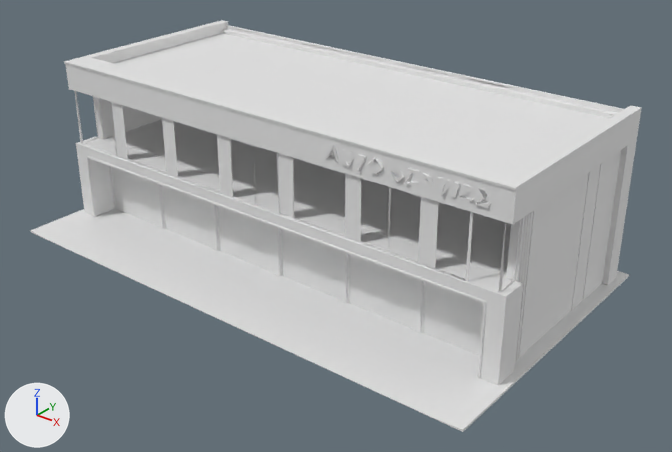
An edit to the FBX model Tools/UnrealMapExporter/ExportedMeshes/SM_Auto_Service.fbx, drawn before and after from the same camera.
The view is the same before and after, from a camera (50 mm lens) standing at (26.6, -31.7, 21.5) and looking at (1.4, -0.2, 2.0). The axes (+X, +Y, +Z) are drawn at lower left. The lights are the same throughout. The older version comes first. Where no turn or scale is listed for an object, it has been applied to the vertices.

Names of what the first picture shows: 'SM_Auto_Service'.
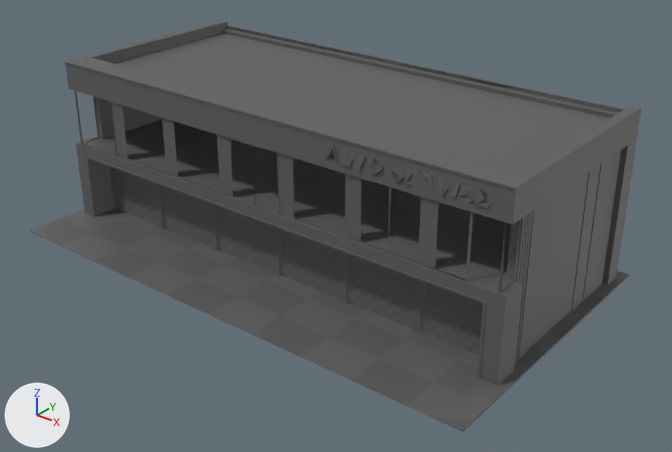
Edits to the bpy script that builds the scene:
```text
Add img_worldgridmaterial_normal_0_png:
    img_worldgridmaterial_normal_0_png = load_image('WorldGridMaterial_Normal_0.png', 'WorldGridMaterial_Normal_0.png', 256, 256, 'Non-Color')
Add img_worldgridmaterial_basecolor_0_png:
    img_worldgridmaterial_basecolor_0_png = load_image('WorldGridMaterial_BaseColor_0.png', 'WorldGridMaterial_BaseColor_0.png', 512, 512, 'sRGB')
Change mat_worldgridmaterial:
    add n2 = _N.new('ShaderNodeTexImage'); n2.name = 'Image Texture'
    add n2.image = img_worldgridmaterial_basecolor_0_png
    add n3 = _N.new('ShaderNodeTexImage'); n3.name = 'Image Texture.001'
    add n3.image = img_worldgridmaterial_normal_0_png
    add n4 = _N.new('ShaderNodeNormalMap'); n4.name = 'Normal Map'
    where n0 = _N.new('ShaderNodeBsdfPrincipled'); n0.name = 'Principled BSDF'
    add _L.new(n2.outputs[0], n0.inputs[0])  # 'Color' to 'Base Color'
    add _L.new(n2.outputs[1], n0.inputs[4])  # 'Alpha' to 'Alpha'
    add _L.new(n3.outputs[0], n4.inputs[1])  # 'Color' to 'Color'
    add _L.new(n4.outputs[0], n0.inputs[5])  # 'Normal' to 'Normal'
```

Location of each change, [x1, y1, x2, y2] in pixels of the pictures (672 x 452 px):
'SM_Auto_Service', surface changed (white to grey)
    both: [30, 20, 642, 432]
